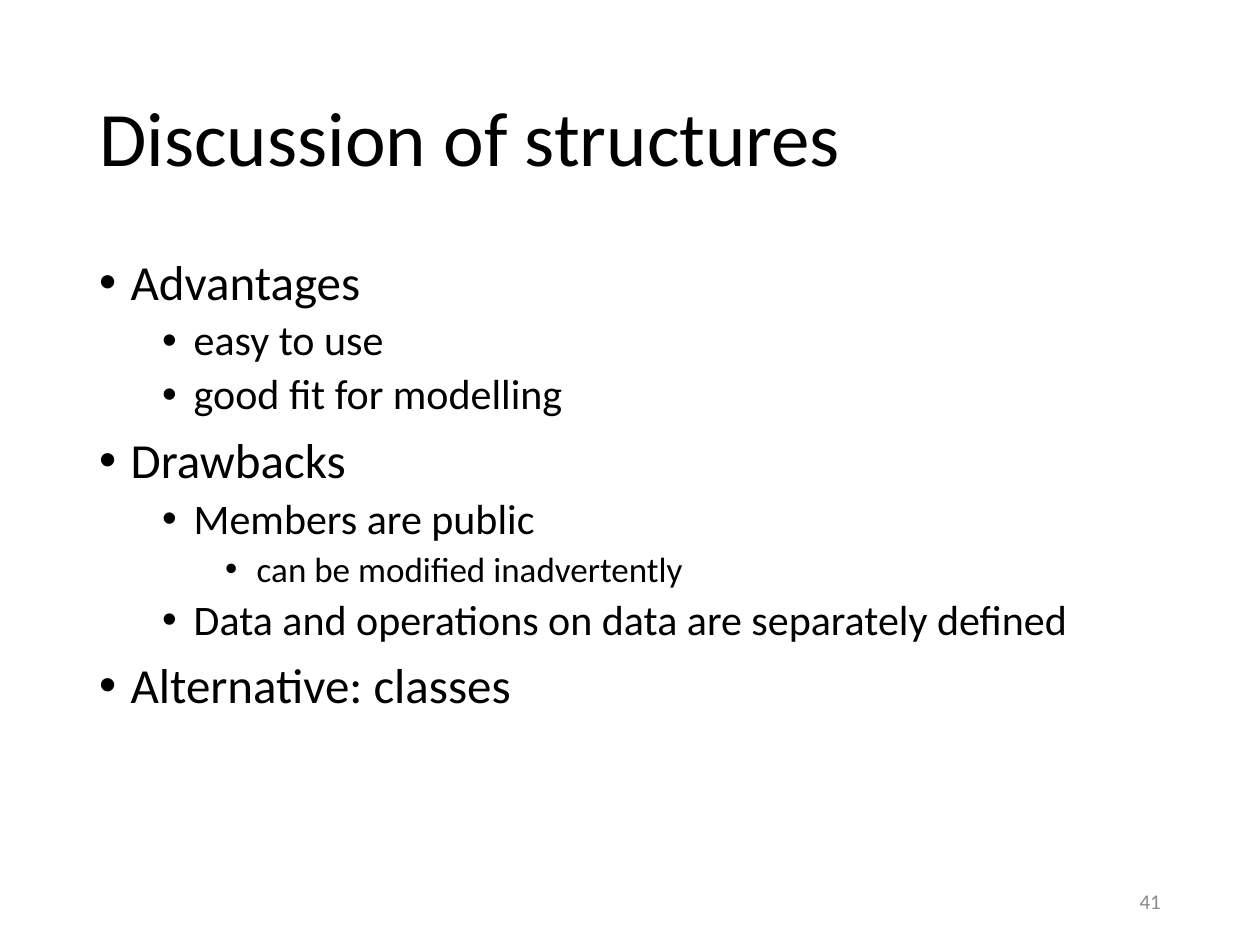
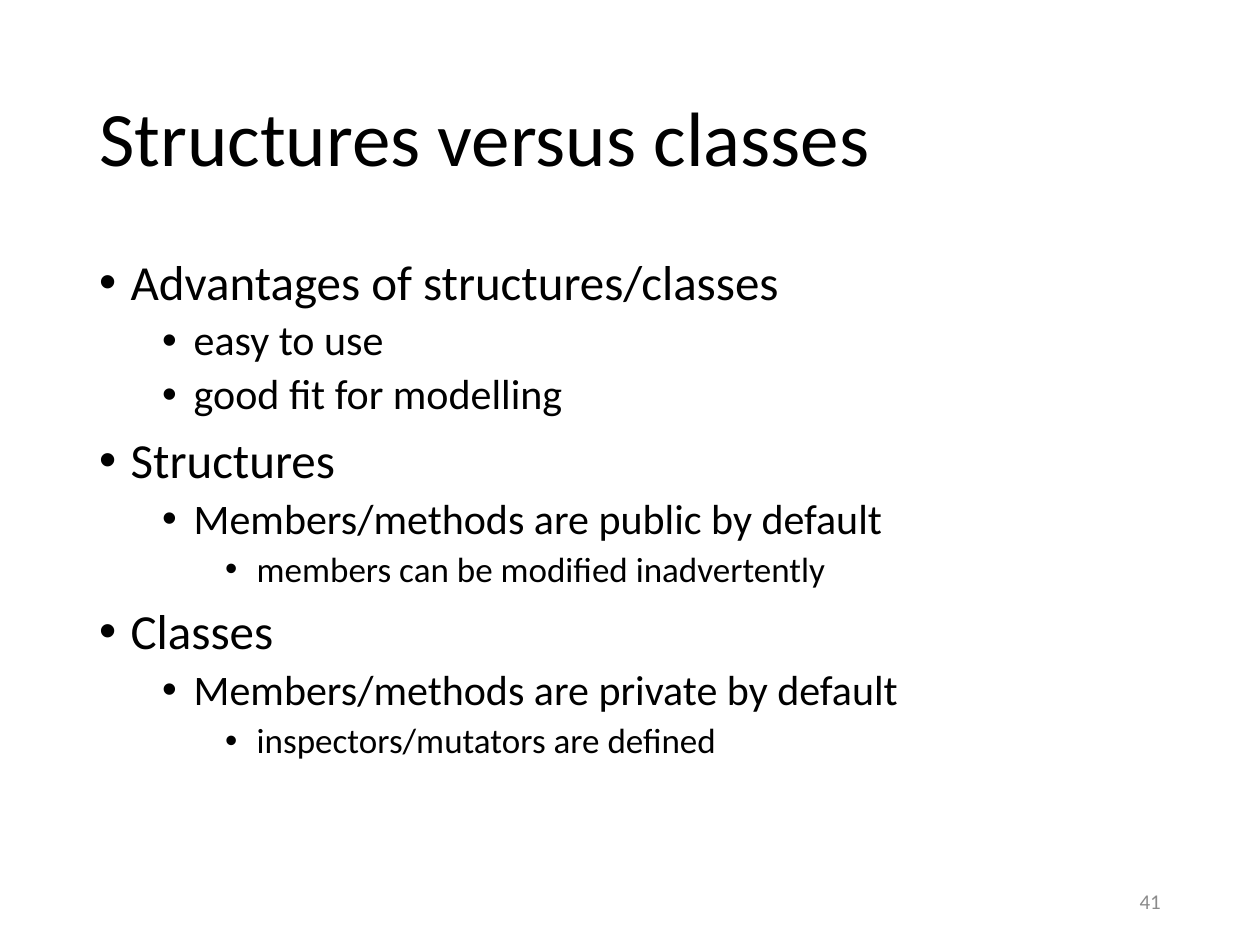
Before and after one commit to gjbex/training-material, a slide deck: slide 41 of CPlusPlus/scientific_cpp.pptx. Drawn at 1260x945 pixels with LibreOffice and Linux fonts; fonts in the diff are those of the drawing. Boxes give left, top, right and bottom in pixels: in the first picture for what was removed or moved away, otherwise in the second. Text is boxed around its words. In the diff, an @@ line names an element or a change of style, - is before the commit and + after.

```diff
--- a/CPlusPlus/scientific_cpp.pptx
+++ b/CPlusPlus/scientific_cpp.pptx
@@ title at <box>99,112,870,167</box>: text changed @@
-Discussion of structures
+Structures versus classes
@@ text at <box>131,266,778,309</box>: text changed @@
-• Advantages
+• Advantages of structures/classes
@@ text at <box>131,446,897,759</box>: text changed @@
-• Drawbacks
-  • Members are public
-    • can be modified inadvertently
-  • Data and operations on data are separately defined
-• Alternative: classes
+• Structures
+  • Members/methods are public by default
+    • members can be modified inadvertently
+• Classes
+  • Members/methods are private by default
+    • inspectors/mutators are defined
```
Also in this commit, not shown: 8 other slides changed.
